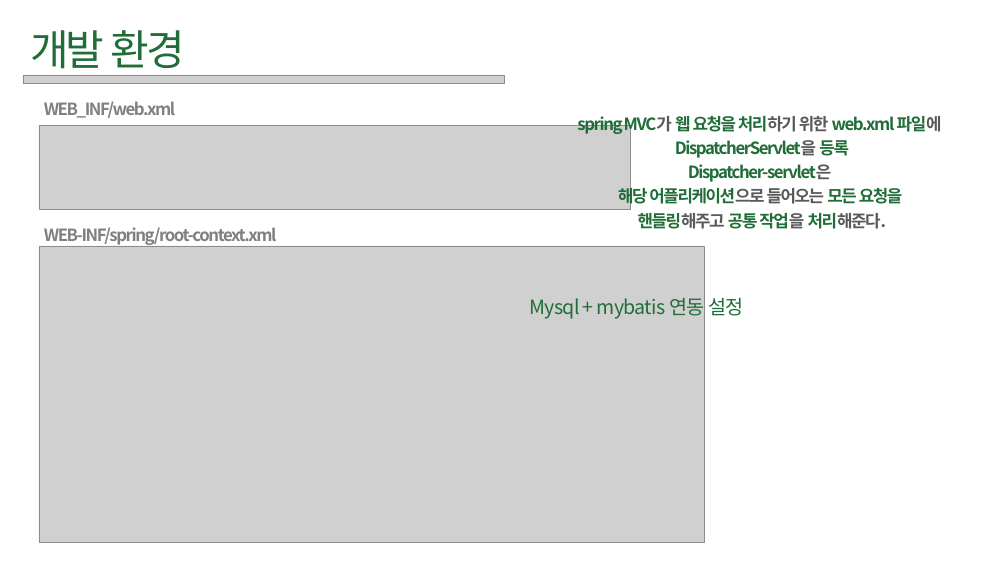
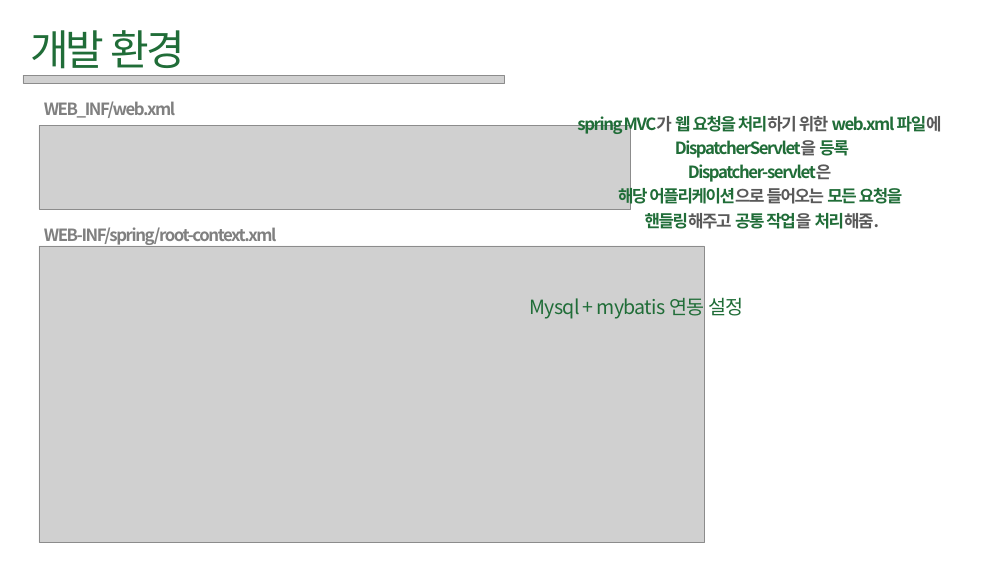
Before and after one commit to hanYijin/portfolio_2021, a slide deck: slide 7 of smartFarm.pptx. Drawn at 1008x567 pixels with LibreOffice and Linux fonts; fonts in the diff are those of the drawing; grey boxes stand for pictures. Boxes give left, top, right and bottom in pixels: in the first picture for what was removed or moved away, otherwise in the second. Text is boxed around its words. In the diff, an @@ line names an element or a change of style, - is before the commit and + after.

```diff
--- a/smartFarm.pptx
+++ b/smartFarm.pptx
@@ text at (x1=645, y1=213, x2=879, y2=229): text changed @@
-핸들링해주고 공통 작업을 처리해준다.
+핸들링해주고 공통 작업을 처리해줌.
```
Also in this commit, not shown: 7 other slides changed, 12 other files.
